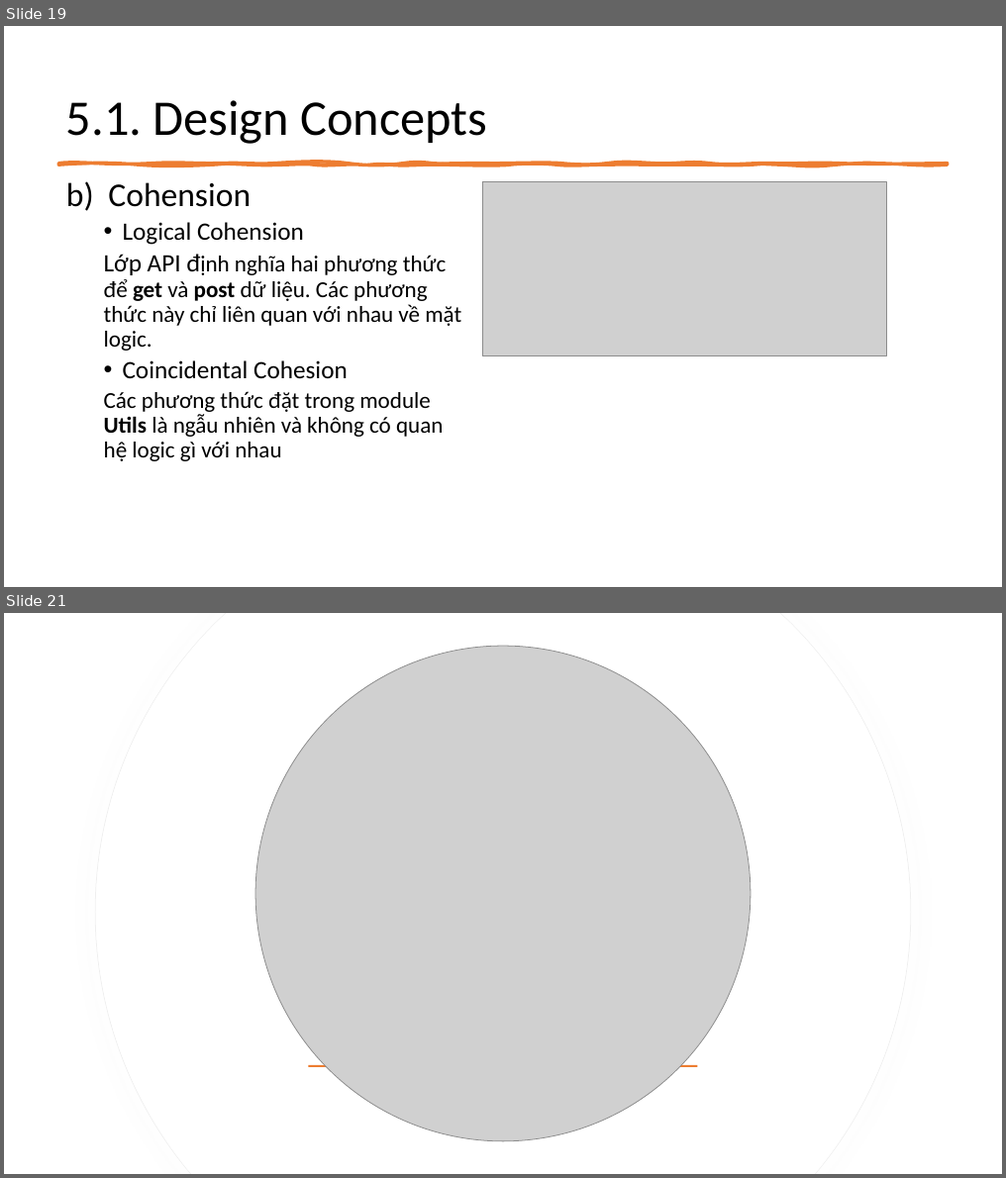
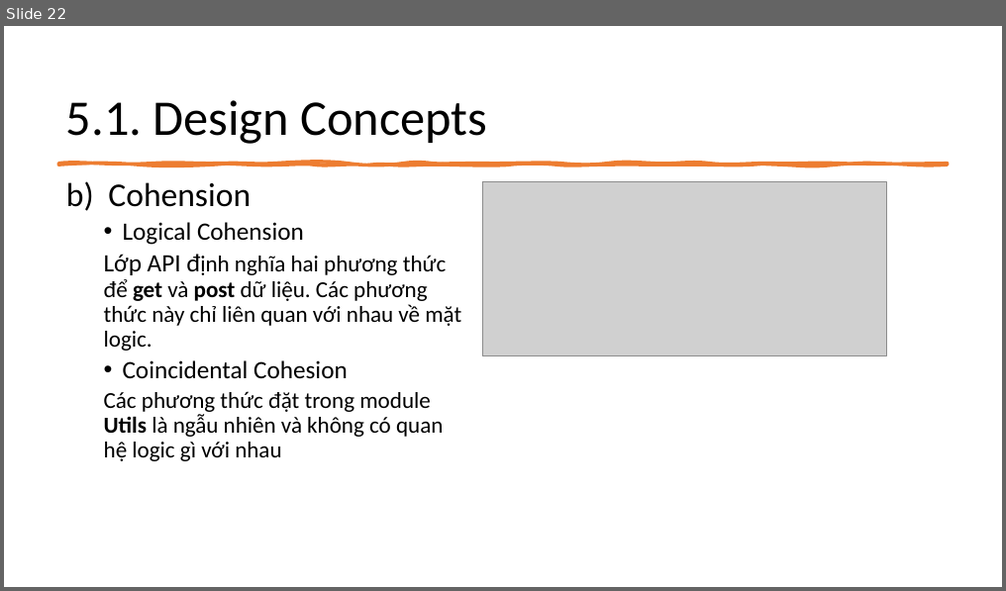
Before and after one commit to duyenpt180067/TKXDPM.KSCQ.20211-11, a slide deck: final_submission/slide.pptx. Shown one above the other, each under a label of ours: slides 19 and 21 before the commit, slide 22 after it; the slides between them are not shown. The pictures are 1006x1178 and 1006x591 pixels, drawn with LibreOffice and Linux fonts; fonts in the diff are those of the drawing; grey boxes stand for pictures. Boxes give left, top, right and bottom in pixels: in the first picture for what was removed or moved away, otherwise in the second. Text is boxed around its words. In the diff, an @@ line names an element or a change of style, - is before the commit and + after.

```diff
--- a/final_submission/slide.pptx
+++ b/final_submission/slide.pptx
@@ slide 21 removed at bbox=[4, 613, 1002, 1174], background #FFFFFF @@
@@ freeform shape removed at bbox=[95, 613, 912, 1174] @@
@@ freeform shape removed at bbox=[96, 613, 911, 1174] @@
@@ picture removed at bbox=[255, 646, 750, 1142] @@
@@ rectangle removed at bbox=[309, 1065, 698, 1067] @@
@@ what was slide 19 is now slide 22 @@
```
Also in this commit, not shown: 8 slides changed, 5 slides added, 1 other slide removed, 2 other files.
